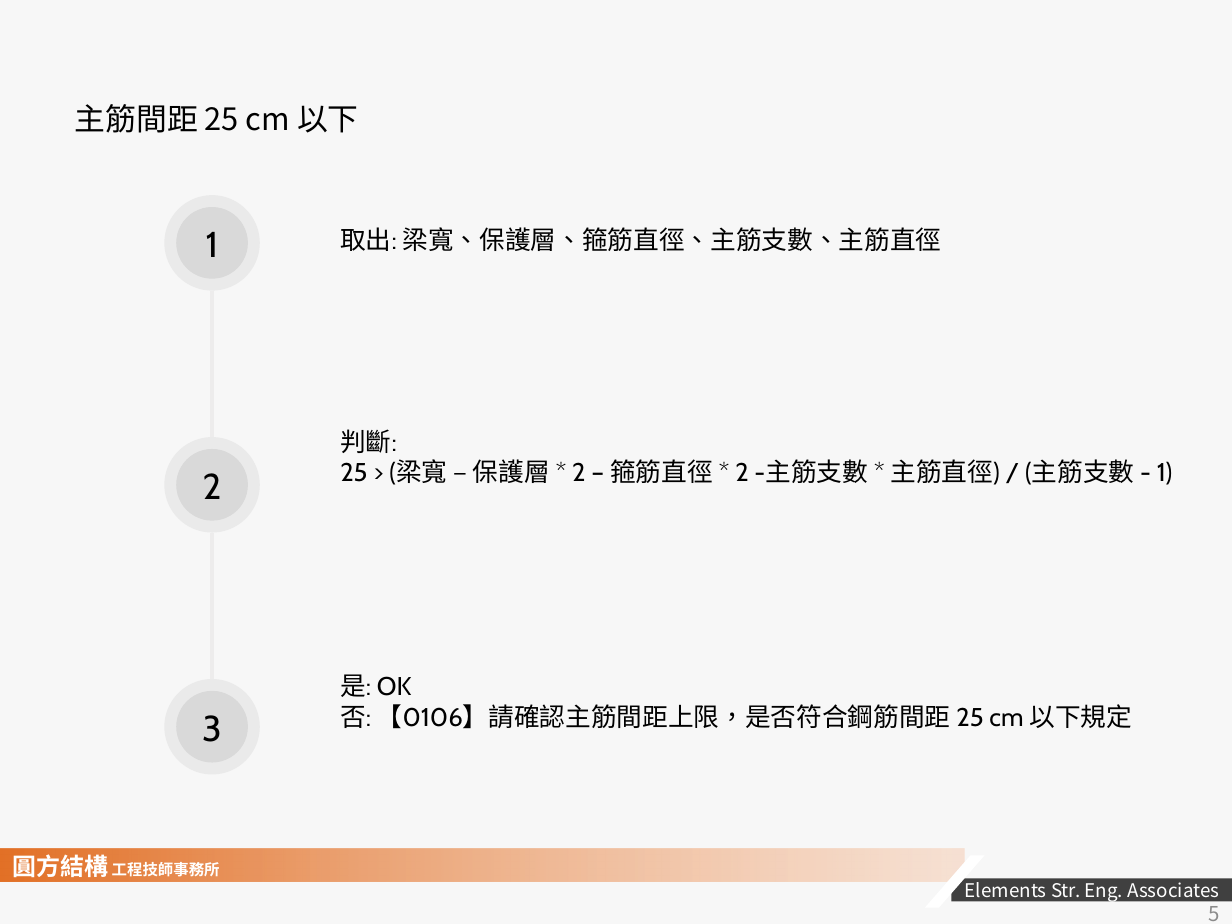
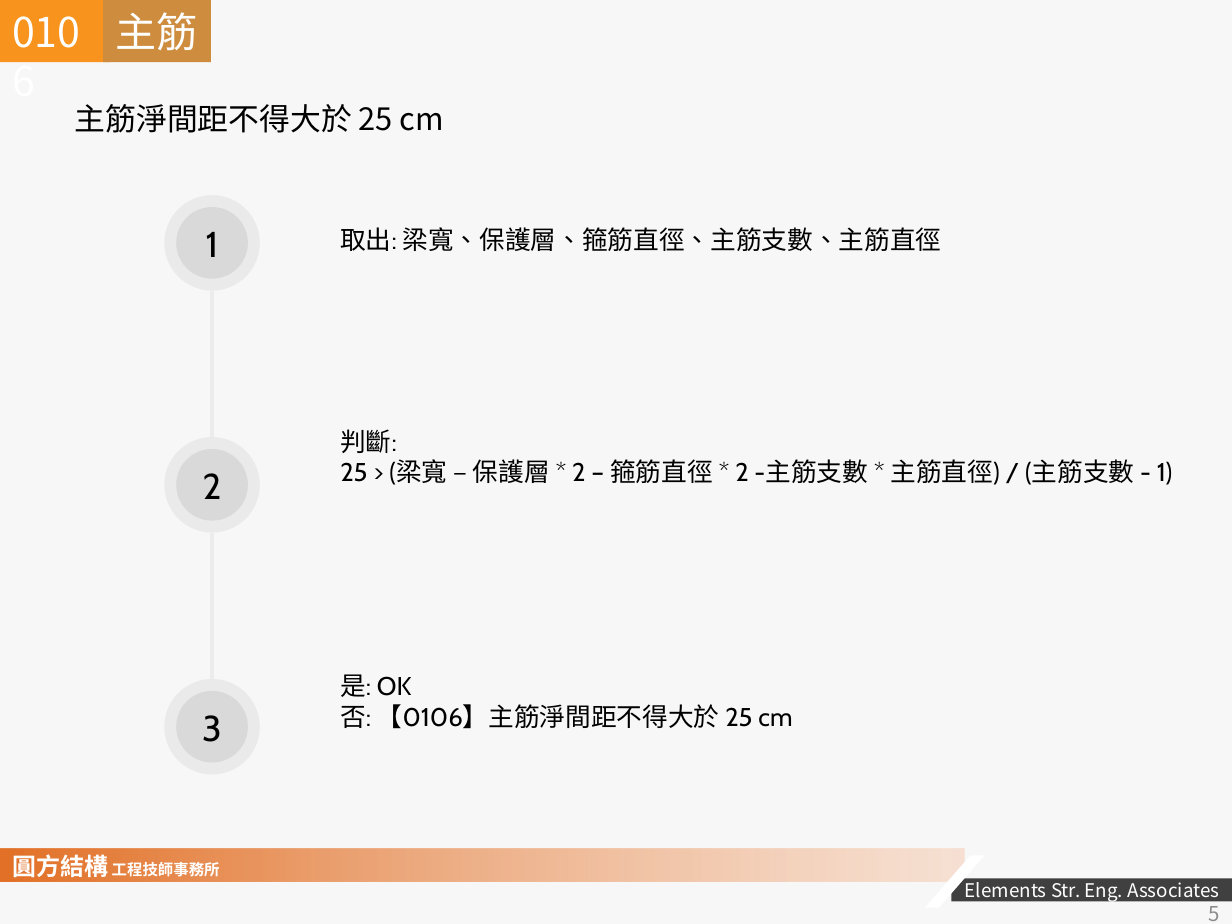
Before and after one commit to skyran1278/VbaProject, a slide deck: slide 5 of 20170524_RCScan/2018-1207 RC SCAN 說明文件.pptx. Drawn at 1232x924 pixels with LibreOffice and Linux fonts; fonts in the diff are those of the drawing; background and template pictures are left out. Boxes give left, top, right and bottom in pixels: in the first picture for what was removed or moved away, otherwise in the second. Text is boxed around its words. In the diff, an @@ line names an element or a change of style, - is before the commit and + after.

```diff
--- a/20170524_RCScan/2018-1207 RC SCAN 說明文件.pptx
+++ b/20170524_RCScan/2018-1207 RC SCAN 說明文件.pptx
@@ rectangle added at (0, 0, 110, 62), fill #F8931D, 24 pt, text #FFFFFF @@
+0106
@@ rectangle added at (103, 0, 212, 62), fill #CE8D3E, 24 pt, text #FFFFFF @@
+主筋
@@ text at (75, 104, 444, 133): text changed @@
-主筋間距 25 cm 以下
+主筋淨間距不得大於 25 cm
@@ text at (340, 704, 792, 729): text changed @@
-否: 【0106】請確認主筋間距上限，是否符合鋼筋間距 25 cm 以下規定
+否: 【0106】主筋淨間距不得大於 25 cm
```
Also in this commit, not shown: 5 other slides changed, 17 slides added, 8 slides removed, 2 other files.
